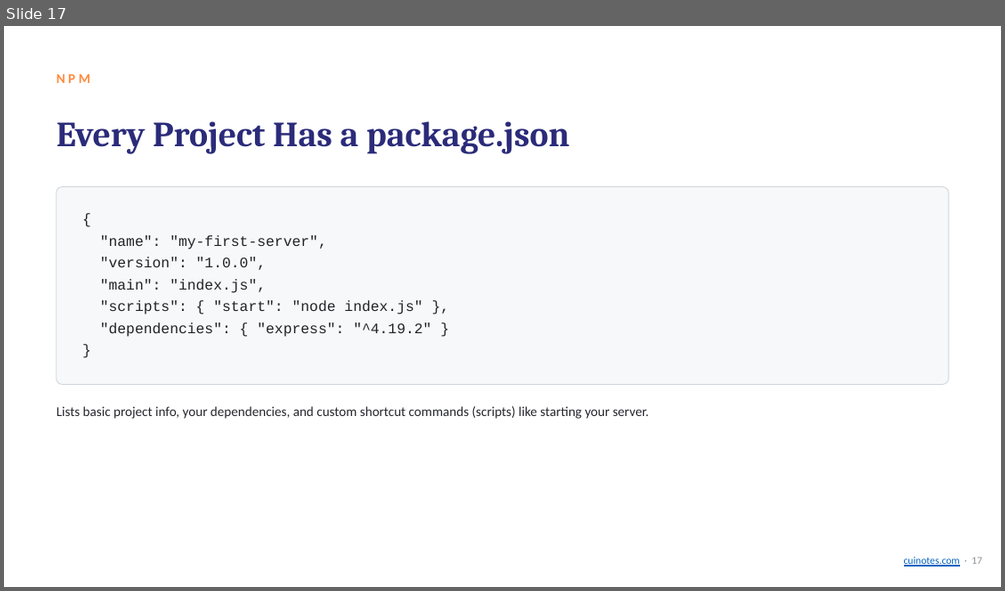
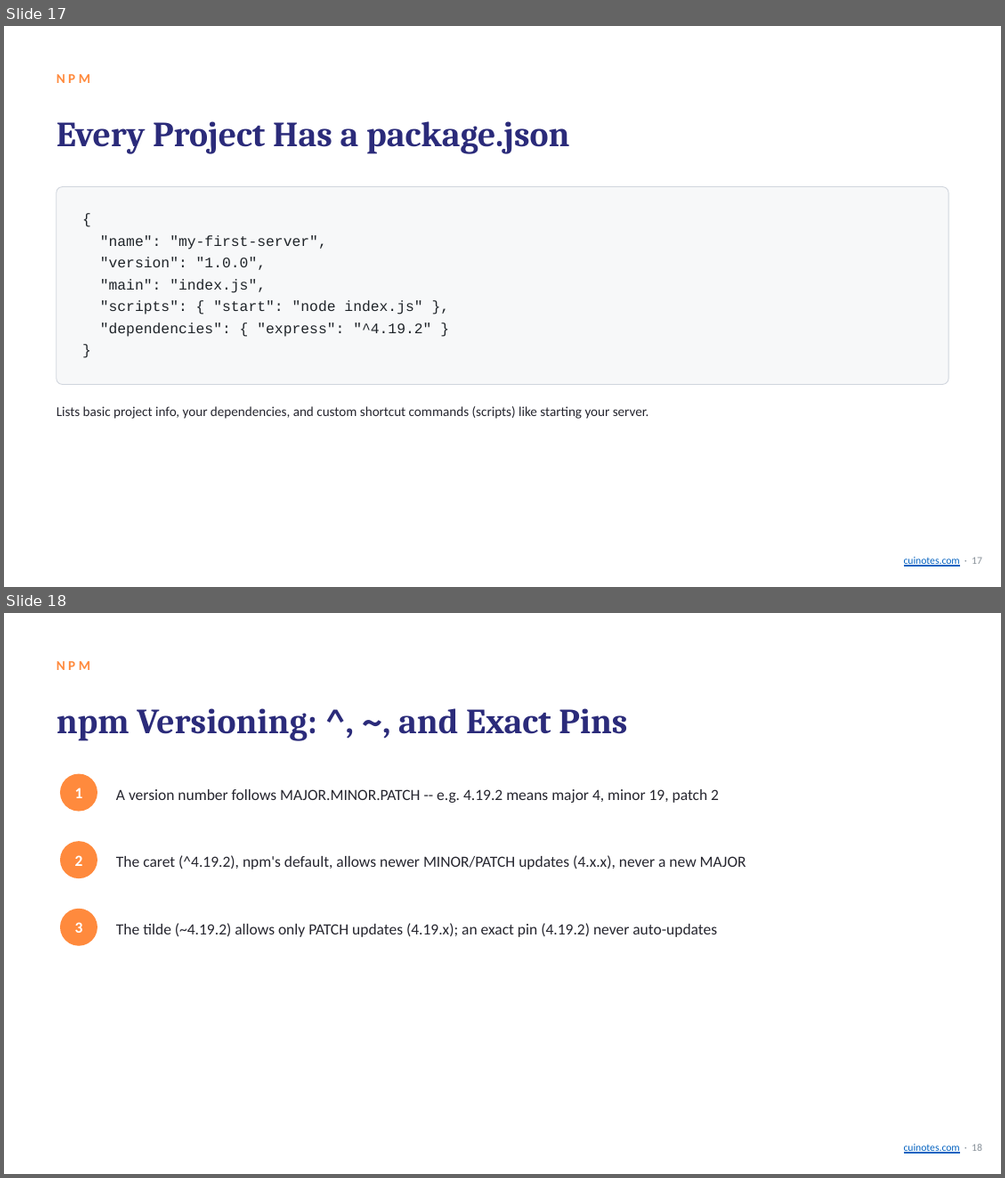
Before and after one commit to mua22/mern-web-book, a slide deck: slides/CSC336-Lecture-16-Introduction-to-Server-Side-Programming.pptx. Shown one above the other, each under a label of ours: slide 17 before the commit, slides 17 and 18 after it. The pictures are 1005x591 and 1005x1178 pixels, drawn with LibreOffice and Linux fonts; fonts in the diff are those of the drawing. Boxes give left, top, right and bottom in pixels: in the first picture for what was removed or moved away, otherwise in the second. Text is boxed around its words. In the diff, an @@ line names an element or a change of style, - is before the commit and + after.

```diff
--- a/slides/CSC336-Lecture-16-Introduction-to-Server-Side-Programming.pptx
+++ b/slides/CSC336-Lecture-16-Introduction-to-Server-Side-Programming.pptx
@@ slide 18 added at <box>4,613,1001,1174</box>, background #FFFFFF @@
@@ text added at <box>57,661,90,670</box>, 13 pt, text #FF8A3D, bold @@
+NPM
@@ text added at <box>57,708,627,741</box>, 34 pt, text #2B2B7A, bold @@
+npm Versioning: ^, ~, and Exact Pins
@@ ellipse added at <box>60,774,97,811</box>, fill #FF8A3D @@
@@ text added at <box>75,787,83,798</box>, 15 pt, text #FFFFFF, bold @@
+1
@@ text added at <box>116,789,719,803</box>, 15 pt, text #26262F @@
+A version number follows MAJOR.MINOR.PATCH -- e.g. 4.19.2 means major 4, minor 19, patch 2
@@ ellipse added at <box>60,841,97,878</box>, fill #FF8A3D @@
@@ text added at <box>75,855,83,866</box>, 15 pt, text #FFFFFF, bold @@
+2
@@ text added at <box>116,855,746,869</box>, 15 pt, text #26262F @@
+The caret (^4.19.2), npm's default, allows newer MINOR/PATCH updates (4.x.x), never a new MAJOR
@@ ellipse added at <box>60,908,97,946</box>, fill #FF8A3D @@
@@ text added at <box>75,922,83,933</box>, 15 pt, text #FFFFFF, bold @@
+3
@@ text added at <box>116,923,717,937</box>, 15 pt, text #26262F @@
+The tilde (~4.19.2) allows only PATCH updates (4.19.x); an exact pin (4.19.2) never auto-updates
@@ text added at <box>904,1143,982,1153</box>, 10 pt, text #0563C1, underline @@
+cuinotes.com · 18
```
Also in this commit, not shown: 13 slides changed, 1 other slide added, 2 other files.
